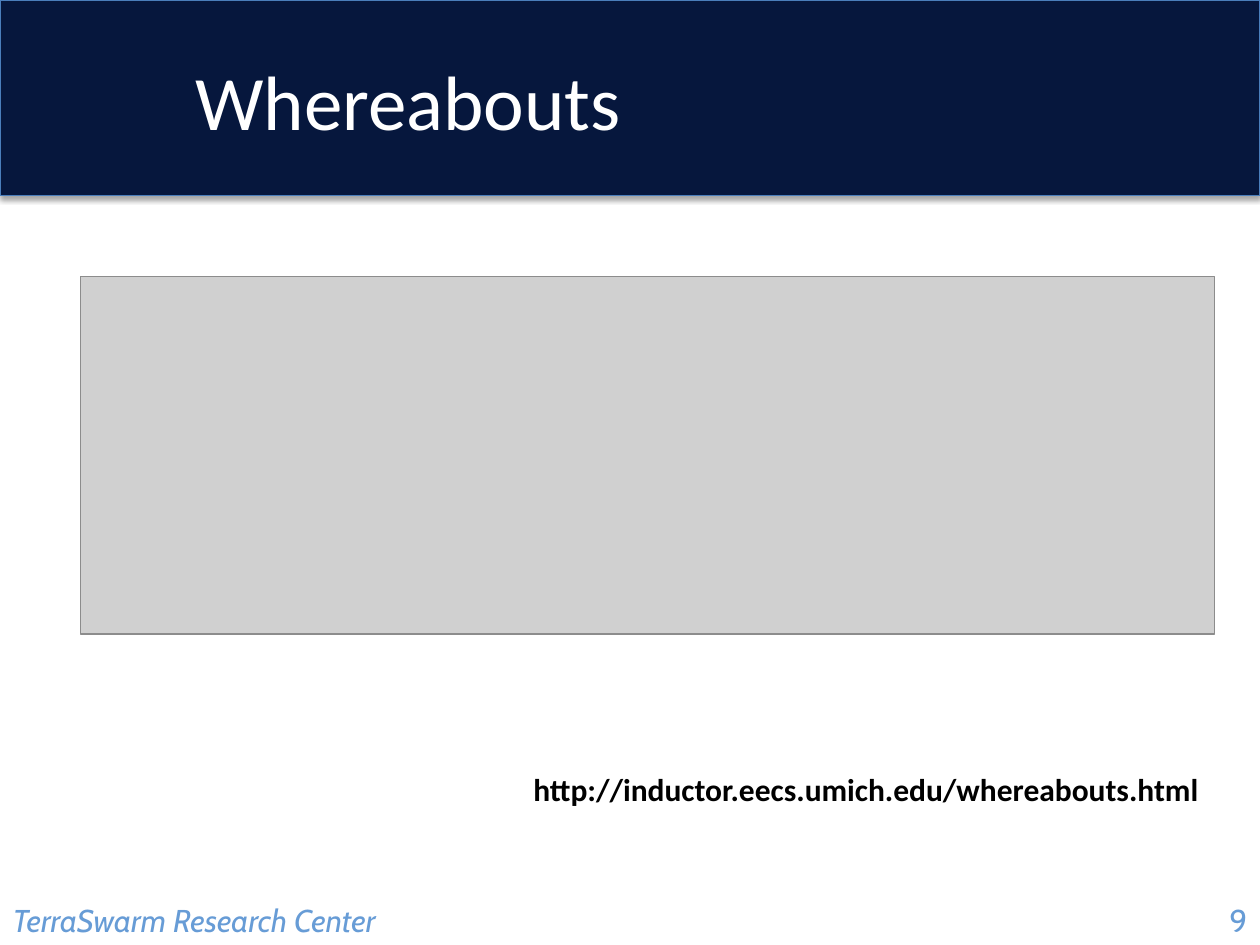
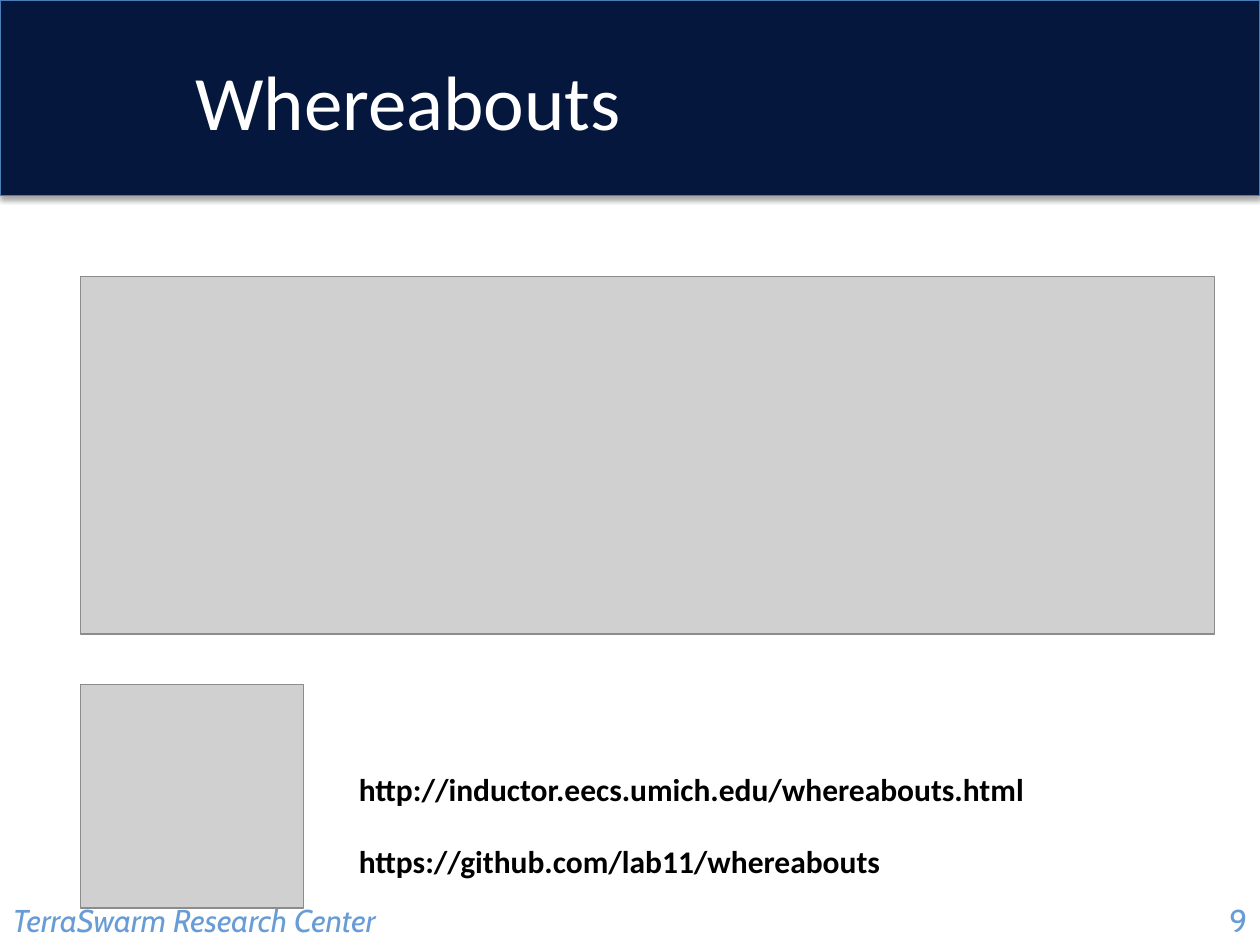
Before and after one commit to lab11/wearabouts, a slide deck: slide 9 of docs/whereabouts.pptx. Drawn at 1260x945 pixels with LibreOffice and Linux fonts; fonts in the diff are those of the drawing; grey boxes stand for pictures; background and template pictures are left out. Boxes give left, top, right and bottom in pixels: in the first picture for what was removed or moved away, otherwise in the second. Text is boxed around its words. In the diff, an @@ line names an element or a change of style, - is before the commit and + after.

Commit message:
Updating presentation to match as-presented status

```diff
--- a/docs/whereabouts.pptx
+++ b/docs/whereabouts.pptx
@@ picture added at (81, 684, 304, 907) @@
@@ text "http://inductor.eecs.umich.edu/whereabouts.html": place and size @@
-text "http://inductor.eecs.umich.edu/whereabouts.html" at (533, 779, 1198, 806)
+text "http://inductor.eecs.umich.edu/whereabouts.html" at (359, 779, 1024, 806)
@@ text added at (359, 851, 880, 879), 18 pt, text #000000, bold @@
+https://github.com/lab11/whereabouts
```
